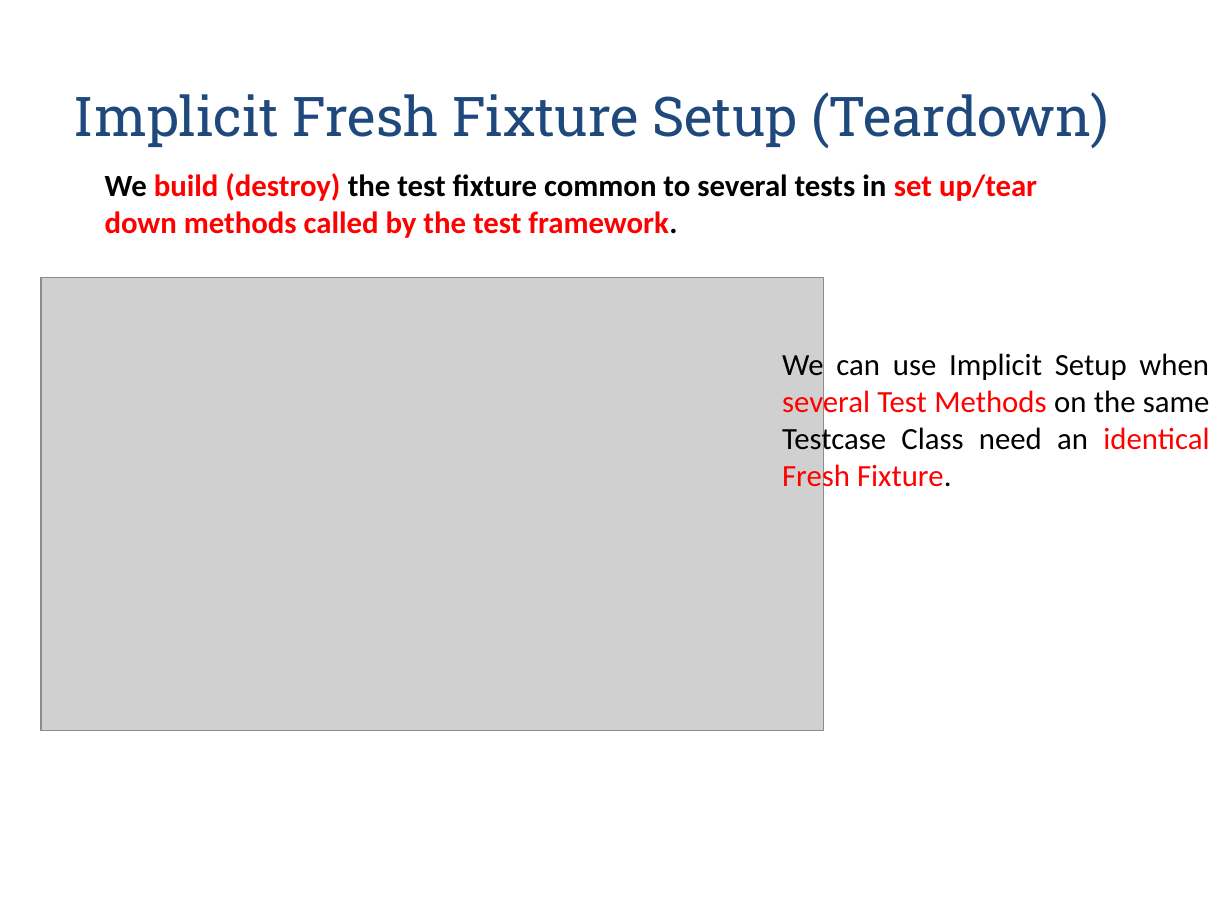
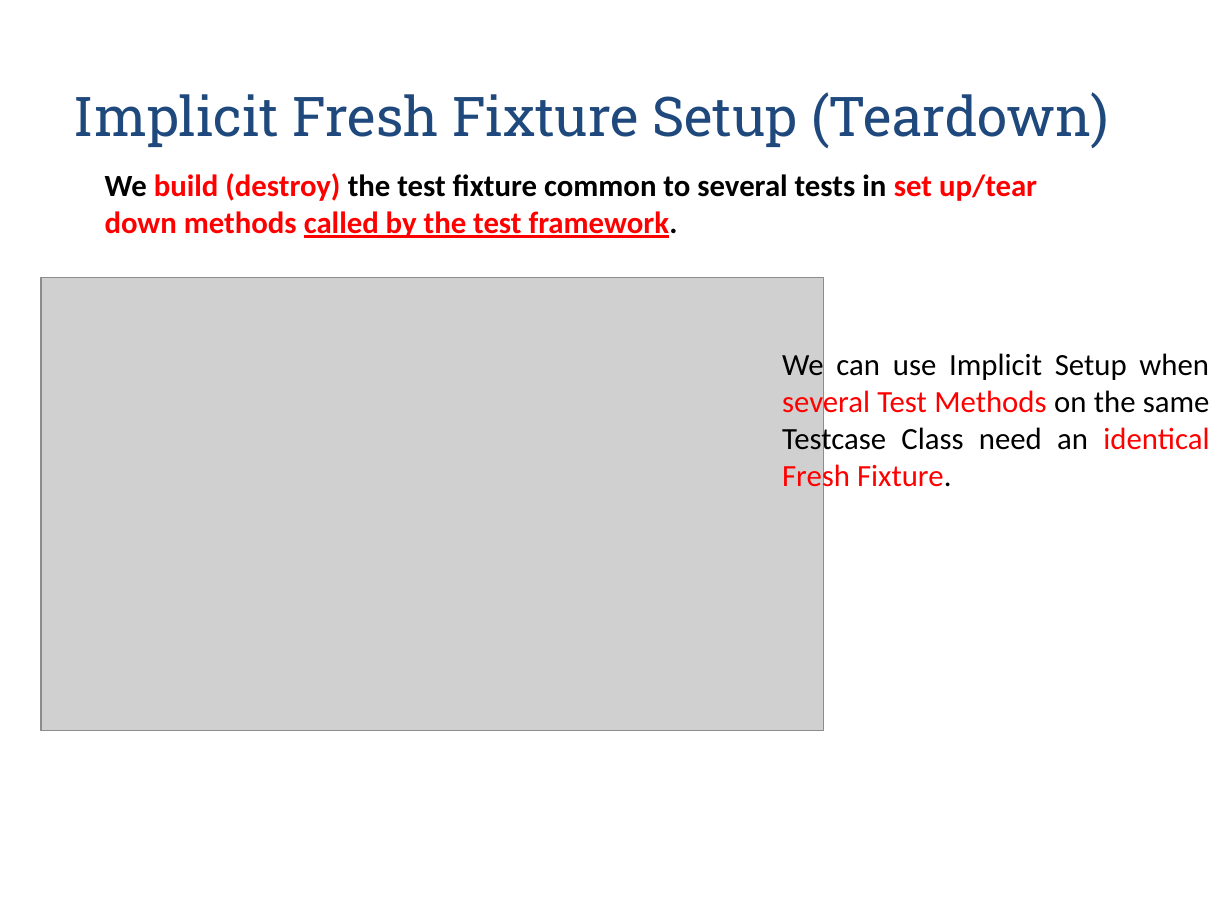
Before and after one commit to zarras/myy803-slides, a slide deck: slide 42 of 6-SoftEng-Testing.ppt. Drawn at 1232x924 pixels with LibreOffice and Linux fonts; fonts in the diff are those of the drawing; grey boxes stand for pictures. Boxes give left, top, right and bottom in pixels: in the first picture for what was removed or moved away, otherwise in the second. Text is boxed around its words. In the diff, an @@ line names an element or a change of style, - is before the commit and + after.

```diff
--- a/6-SoftEng-Testing.ppt
+++ b/6-SoftEng-Testing.ppt
@@ text "We build (destroy) the test ..." at bbox=[105, 173, 1037, 238]: underline on in "called by the test framework." @@
```
Also in this commit, not shown: 5 other slides changed, 1 other file.
